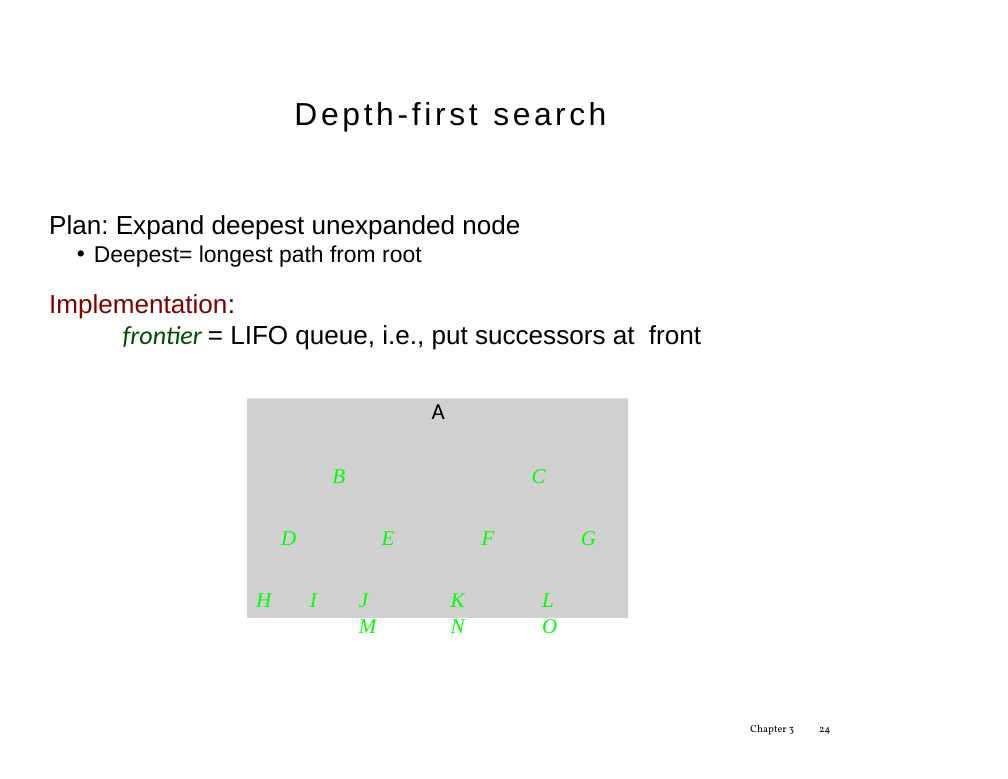
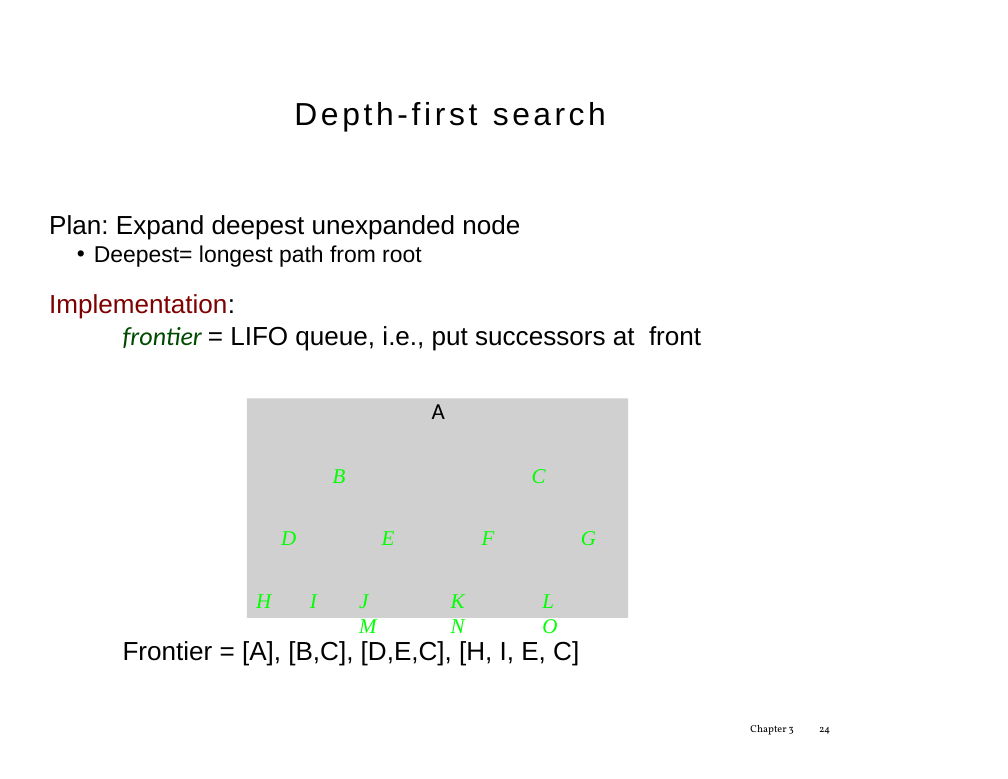
Before and after one commit to tdhock/2023-08-artificial-intelligence, a slide deck: slide 24 of slides/chapter3.1.pptx. Drawn at 1008x779 pixels with LibreOffice and Linux fonts; fonts in the diff are those of the drawing; grey boxes stand for pictures. Boxes give left, top, right and bottom in pixels: in the first picture for what was removed or moved away, otherwise in the second. Text is boxed around its words. In the diff, an @@ line names an element or a change of style, - is before the commit and + after.

```diff
--- a/slides/chapter3.1.pptx
+++ b/slides/chapter3.1.pptx
@@ text at [123, 641, 579, 666]: paragraph added @@
+Frontier = [A], [B,C], [D,E,C], [H, I, E, C]
```
Also in this commit, not shown: 14 other slides changed, 1 slide added, 1 slide removed, 1 other file.
